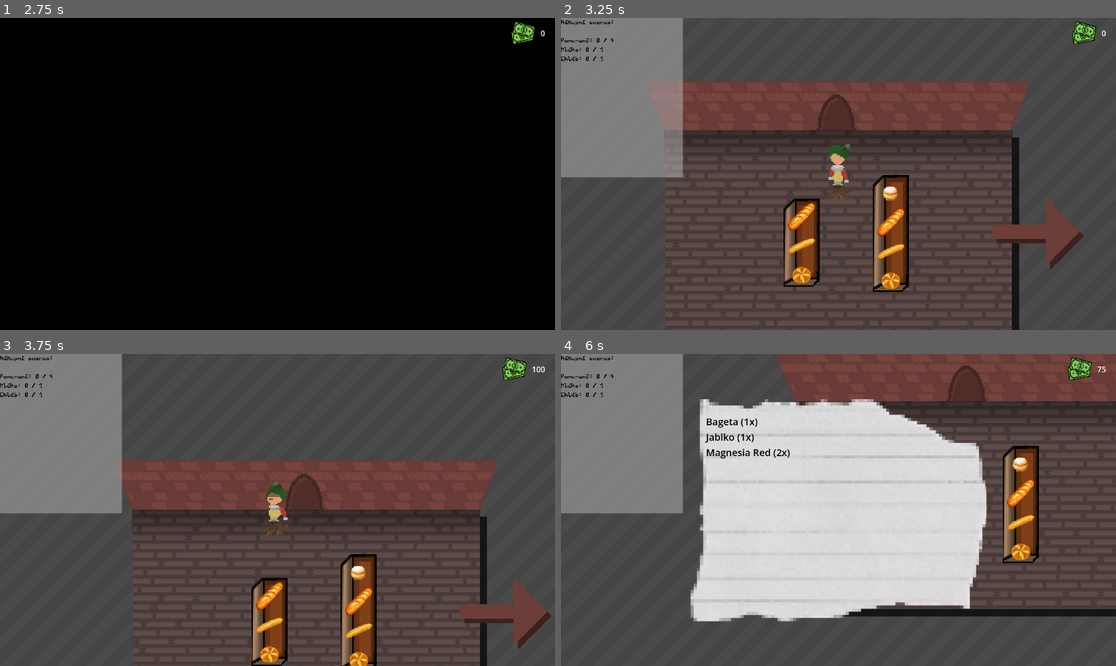
Above: before the commit, frames 1-4 (two rows, left to right).
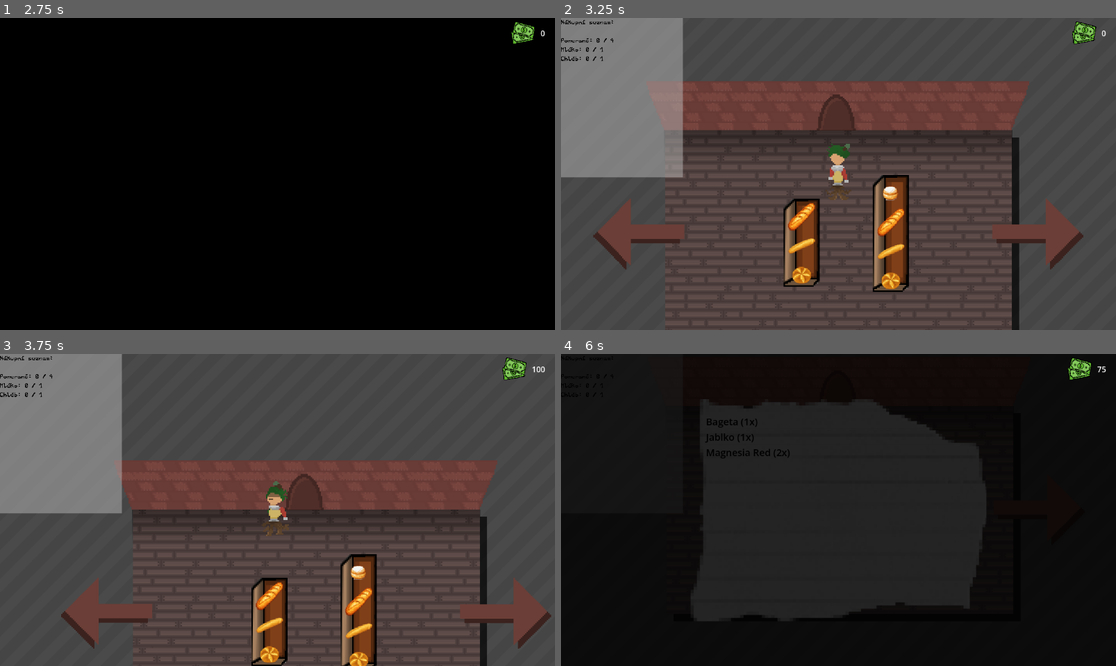
Above: after the commit, the same moments.

Repository: Trigware/Shopping-Madness
Game: Godot game, scene res://Scenes/MainScene.tscn
Two runs of this game, one before a commit and one after it. Both use one fixed random seed, a clock stepped at 60 frames per second and the inputs below.
Inputs:
- Up to frame 1 (2.75 s): tap Enter (item_pickup) at 0.5, 0.6 s; hold Right (walk_right) 0.53-1.28 s; hold Down (walk_down) 1.28-2.03 s; tap I at 1.35 s; tap Space at 2 s; hold Right (walk_right) from 2.03 s (still down); tap Tab at 2.1 s
- Up to frame 2 (3.25 s): release Right (walk_right) at 2.78 s; hold Up (walk_up) from 2.78 s (still down); tap K at 2.85 s
- Up to frame 3 (3.75 s): release Up (walk_up) at 3.53 s; hold Left (walk_left) from 3.53 s (still down); tap P at 3.6 s
- Up to frame 4 (6 s): tap O at 4.35 s; release Left (walk_left) at 5.03 s; hold Down (walk_down) 5.03-5.78 s; tap Enter (item_pickup) at 5.1 s; hold Right (walk_right) from 5.78 s (still down); tap I at 5.85 s

Frame 1 is identical in both runs. In frame 2, 1.3% of the frame differs, in the area x 5-23%, y 57-81%; in frame 3, 1.3%; in frame 4, 98%, in the area x 0-100%, y 0-100%.

Commit message:
Can now go to previous rooms

Diff:
--- a/Scripts/ShopRepresentation.gd
+++ b/Scripts/ShopRepresentation.gd
@@ -1,5 +1,12 @@
 class_name ShopRepresentation
 extends Resource
+
+const reversed_directions_map: Dictionary[Player.MovementDir, Player.MovementDir] = {
+	Player.MovementDir.Left: Player.MovementDir.Right,
+	Player.MovementDir.Right: Player.MovementDir.Left,
+	Player.MovementDir.Up: Player.MovementDir.Down,
+	Player.MovementDir.Down: Player.MovementDir.Up
+}
 
 class ShopRoom:
 	var linked_rooms: Dictionary[Player.MovementDir, ShopRoom] = {}
@@ -13,15 +20,18 @@
 		var linked_rooms_dict: Dictionary = rooms_tree.values()[0]
 		for movement_dir: Player.MovementDir in linked_rooms_dict:
 			var linked_room_value = linked_rooms_dict[movement_dir]
-			if linked_room_value is Dictionary:
-				result_room.linked_rooms[movement_dir] = from_tree(linked_room_value)
-				continue
+			var current_linked_room: ShopRoom = ShopRoom.new()
+			if linked_room_value is Dictionary: current_linked_room = from_tree(linked_room_value)
+			else: current_linked_room.room_type = linked_room_value
 
-			var current_linked_room: ShopRoom = ShopRoom.new()
-			current_linked_room.room_type = linked_room_value
+			current_linked_room.setup_reversed_path(movement_dir, result_room)
 			result_room.linked_rooms[movement_dir] = current_linked_room
 
 		return result_room
+
+	func setup_reversed_path(dir_to_room: Player.MovementDir, source_room: ShopRoom):
+		var reversed_dir: Player.MovementDir = reversed_directions_map[dir_to_room]
+		linked_rooms[reversed_dir] = source_room
 
 static var shop_enterance: ShopRoom = ShopRoom.from_tree({
 	Inventory.RoomType.Vegetables: {
